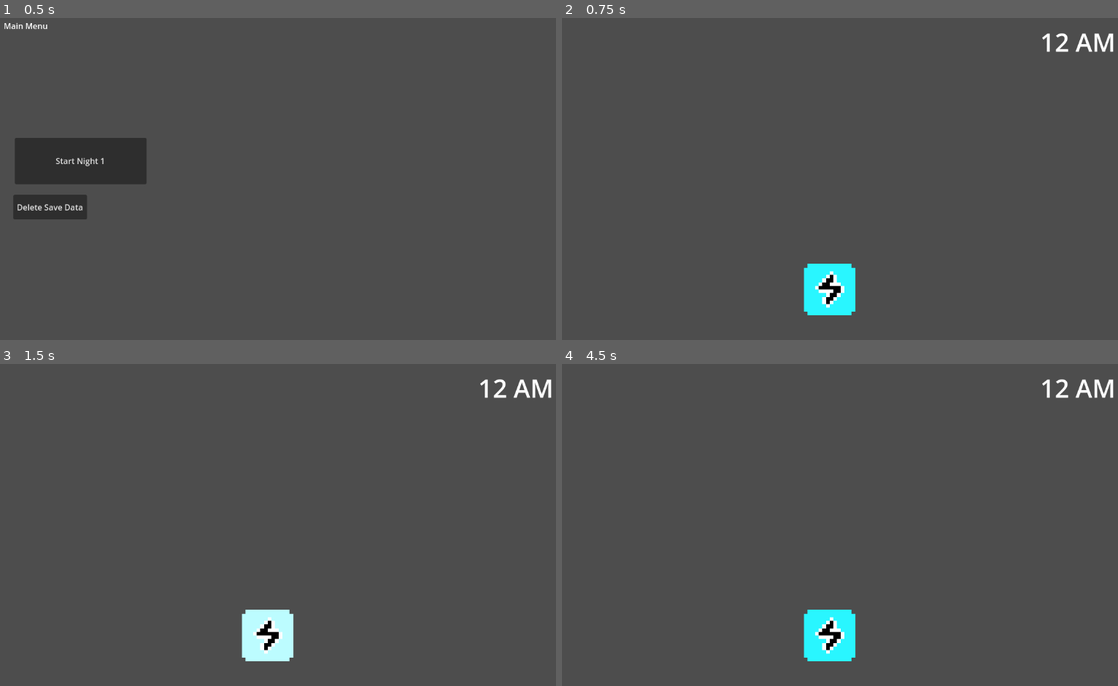
Above: before the commit, frames 1-4 (two rows, left to right).
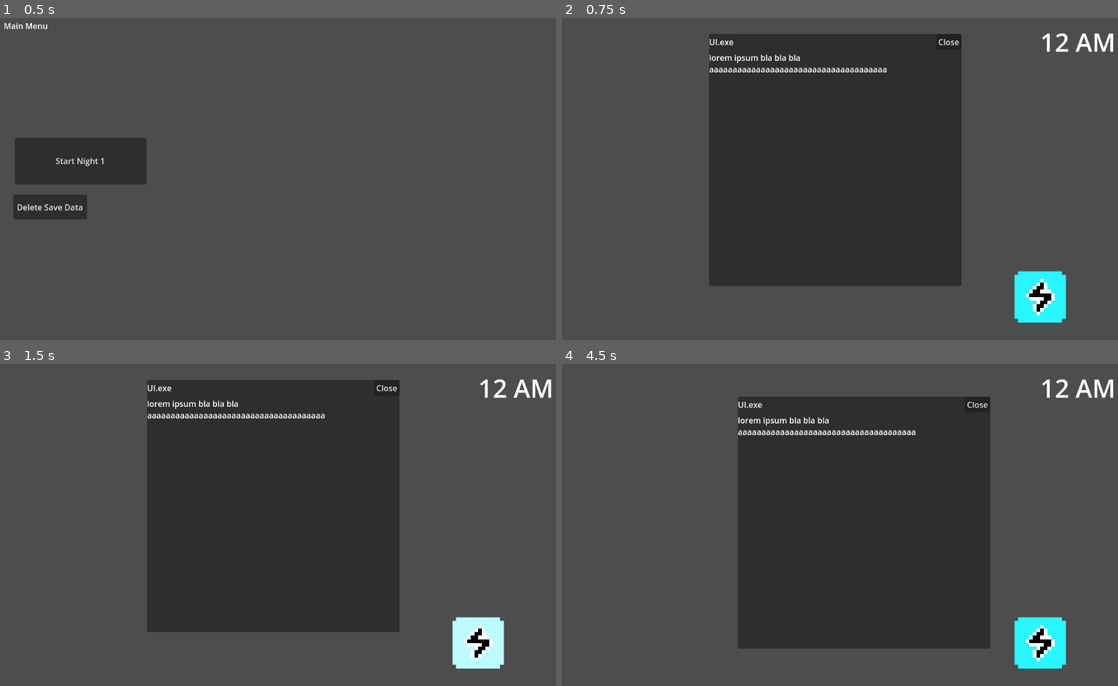
Above: after the commit, the same moments.

Repository: Goonchii/SitNSurviveTest
Game: Godot game, scene res://scenes/MainMenu.tscn
Same seed, same stepped clock (60 frames per second), same inputs: the game is played once before the commit and once after it.
Inputs (mouse positions are in pixels of both pictures, inside the frame that each line leads up to; where the layout moved, square brackets give the same spot in the first picture):
- Up to frame 1 (0.5 s): no input
- Up to frame 2 (0.75 s): click "Start Night 1" at 0.5 s
- Up to frame 3 (1.5 s): click (478, 644) [266, 634] at 1.25 s
- Up to frame 4 (4.5 s): click (1040, 644) [828, 634] at 2 s; click (1040, 644) [828, 634] at 2.75 s; tap Enter at 3.5 s; move the mouse to (962, 512) at 3.52 s; click (962, 512) at 3.67 s; tap Space at 4.25 s; drag from (717, 544) to (806, 592) at 4.27 s

Frame 1 is identical in both runs. In frame 2, 38% of the frame differs, in the area x 26-91%, y 4-95%; in frame 3, 38%; in frame 4, 37%.

Commit message:
Started prototyping UI elements

Diff:
--- a/scenes/office.tscn
+++ b/scenes/office.tscn
@@ -7,6 +7,7 @@
 [ext_resource type="Texture2D" uid="uid://m2nejiyonrqw" path="res://assets/Buttons/ShockButtonOFF.png" id="5_2knxt"]
 [ext_resource type="Texture2D" uid="uid://w20fl61184de" path="res://assets/Buttons/ShockButtonON.png" id="6_fmddn"]
 [ext_resource type="Texture2D" uid="uid://cnlf2a7b3t1uf" path="res://assets/Buttons/ShockButtonHOVER.png" id="7_gdafm"]
+[ext_resource type="Script" uid="uid://c44iro3yeixsp" path="res://scripts/UI_window_test.gd" id="8_fmddn"]
 
 [sub_resource type="GDScript" id="GDScript_7jj4f"]
 script/source = "extends Control
@@ -50,12 +51,58 @@
 [node name="TextureButton" type="TextureButton" parent="ButtonControls"]
 texture_filter = 1
 layout_mode = 0
-offset_left = 507.0
-offset_top = 481.0
-offset_right = 623.0
-offset_bottom = 597.0
+offset_left = 924.0
+offset_top = 496.0
+offset_right = 1040.0
+offset_bottom = 612.0
 texture_normal = ExtResource("5_2knxt")
 texture_pressed = ExtResource("6_fmddn")
 texture_hover = ExtResource("7_gdafm")
 ignore_texture_size = true
 stretch_mode = 0
+
+[node name="CanvasLayer" type="CanvasLayer" parent="."]
+
+[node name="PanelContainer" type="PanelContainer" parent="CanvasLayer"]
+anchors_preset = 5
+anchor_left = 0.5
+anchor_right = 0.5
+offset_left = -250.0
+offset_top = 32.0
+offset_right = 250.0
+offset_bottom = 532.0
+grow_horizontal = 2
+script = ExtResource("8_fmddn")
+
+[node name="Drag_Button" type="Button" parent="CanvasLayer/PanelContainer"]
+visible = false
+modulate = Color(1, 1, 1, 0)
+layout_mode = 2
+
+[node name="VBoxContainer" type="VBoxContainer" parent="CanvasLayer/PanelContainer"]
+layout_mode = 2
+mouse_filter = 2
+
+[node name="HBoxContainer" type="HBoxContainer" parent="CanvasLayer/PanelContainer/VBoxContainer"]
+layout_mode = 2
+mouse_filter = 2
+
+[node name="Label" type="Label" parent="CanvasLayer/PanelContainer/VBoxContainer/HBoxContainer"]
+layout_mode = 2
+size_flags_horizontal = 3
+text = "UI.exe"
+
+[node name="Close_Button" type="Button" parent="CanvasLayer/PanelContainer/VBoxContainer/HBoxContainer"]
+layout_mode = 2
+size_flags_horizontal = 8
+text = "Close"
+
+[node name="RichTextLabel" type="RichTextLabel" parent="CanvasLayer/PanelContainer/VBoxContainer"]
+layout_mode = 2
+mouse_filter = 2
+text = "lorem ipsum bla bla bla aaaaaaaaaaaaaaaaaaaaaaaaaaaaaaaaaaaaaa"
+fit_content = true
+
+[connection signal="button_down" from="CanvasLayer/PanelContainer/Drag_Button" to="CanvasLayer/PanelContainer" method="_on_drag_button_button_down"]
+[connection signal="button_up" from="CanvasLayer/PanelContainer/Drag_Button" to="CanvasLayer/PanelContainer" method="_on_drag_button_button_up"]
+[connection signal="button_up" from="CanvasLayer/PanelContainer/VBoxContainer/HBoxContainer/Close_Button" to="CanvasLayer/PanelContainer" method="_on_close_button_button_up"]
--- /dev/null
+++ b/scripts/UI_window_test.gd
@@ -0,0 +1,14 @@
+extends PanelContainer
+
+var dragging := false
+
+func _gui_input(event: InputEvent) -> void:
+	if event is InputEventMouseButton:
+		if event.button_index == MOUSE_BUTTON_LEFT:
+			dragging = event.pressed
+
+	elif event is InputEventMouseMotion and dragging:
+		global_position += event.relative
+
+func _on_close_button_button_up() -> void:
+	self.visible = false
Not shown: 1 places in scenes/office.tscn that only renumber resources
Not shown, added: scripts/UI_window_test.gd.uid
